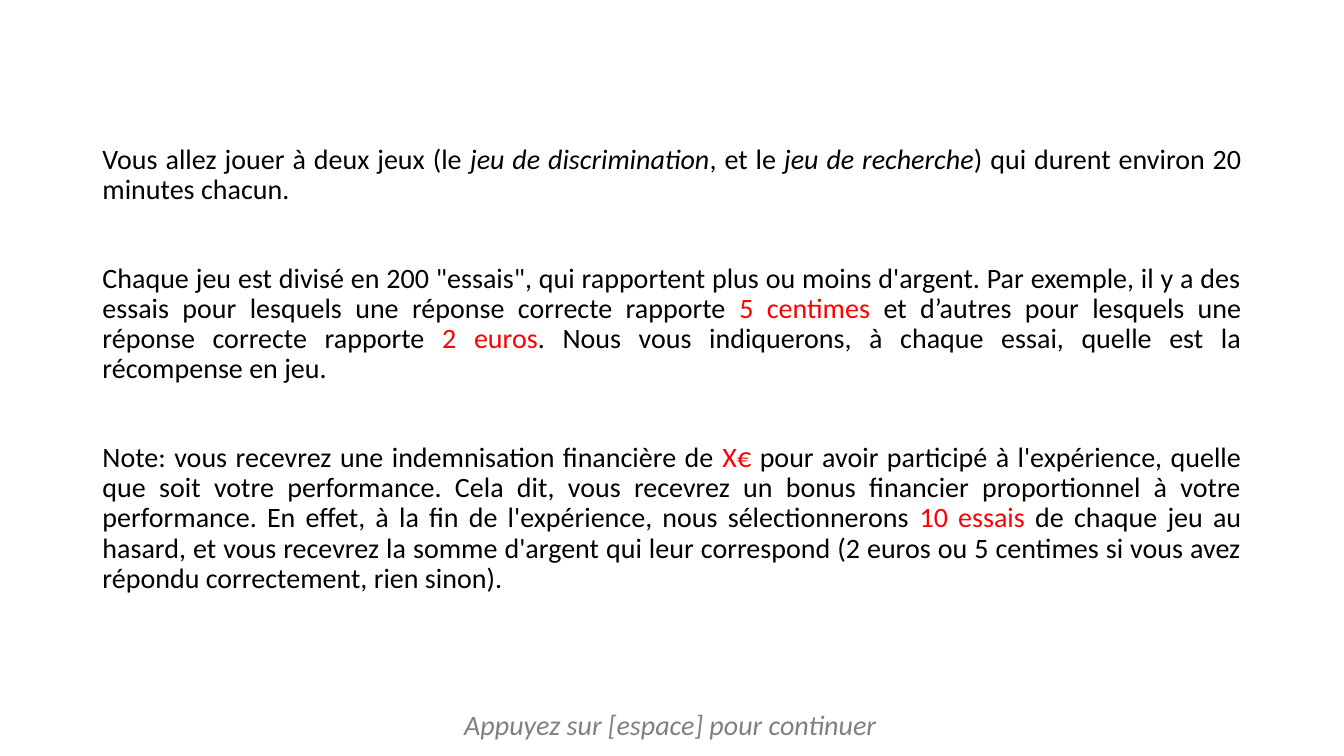
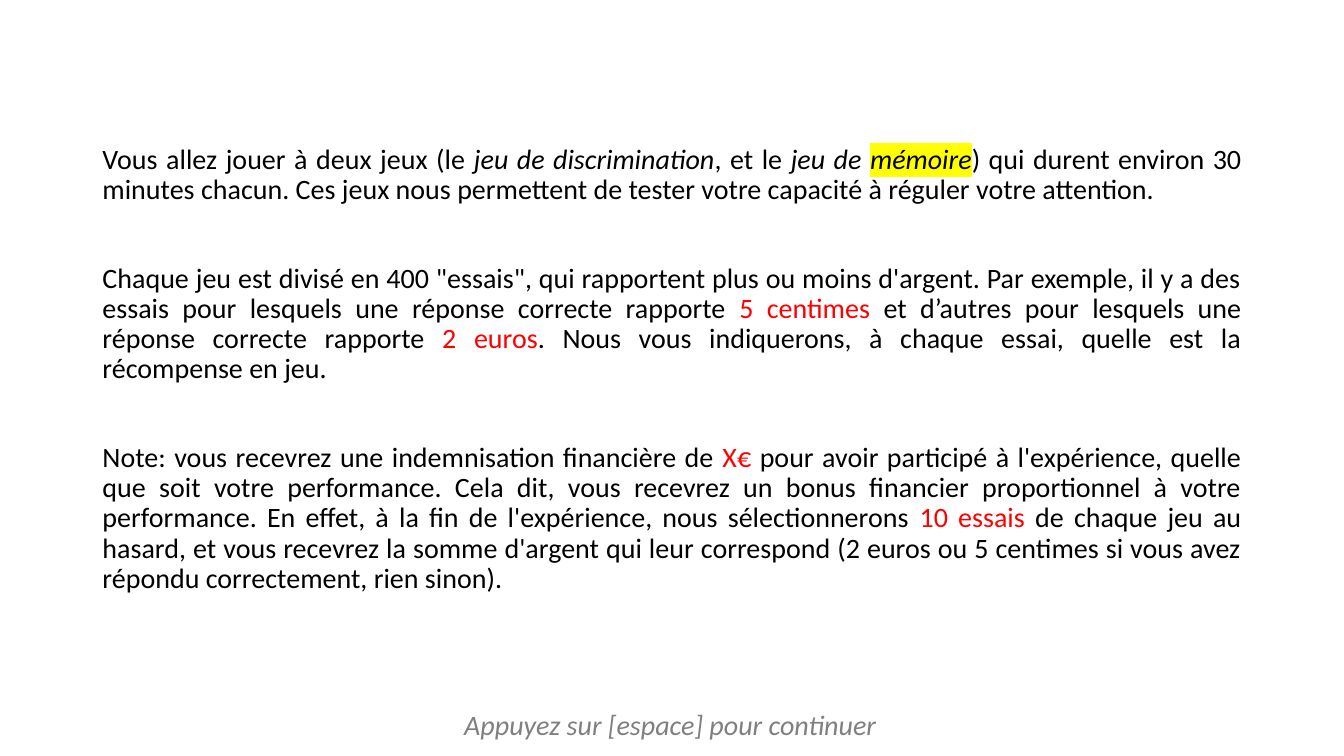
Before and after one commit to jusporrer/Emotion_regulation, a slide deck: slide 2 of instructions/instructionsDiapo.pptx. Drawn at 1344x756 pixels with LibreOffice and Linux fonts; fonts in the diff are those of the drawing. Boxes give left, top, right and bottom in pixels: in the first picture for what was removed or moved away, otherwise in the second. Text is boxed around its words. In the diff, an @@ line names an element or a change of style, - is before the commit and + after.

```diff
--- a/instructions/instructionsDiapo.pptx
+++ b/instructions/instructionsDiapo.pptx
@@ text at (102, 146, 1241, 383): text changed @@
-Vous allez jouer à deux jeux (le jeu de discrimination, et le jeu de recherche) qui durent environ 20 minutes chacun.
-Chaque jeu est divisé en 200 "essais", qui rapportent plus ou moins d'argent. Par exemple, il y a des essais pour lesquels une réponse correcte rapporte 5 centimes et d’autres pour lesquels une réponse correcte rapporte 2 euros. Nous vous indiquerons, à chaque essai, quelle est la récompense en jeu.
+Vous allez jouer à deux jeux (le jeu de discrimination, et le jeu de mémoire) qui durent environ 30 minutes chacun. Ces jeux nous permettent de tester votre capacité à réguler votre attention.
+Chaque jeu est divisé en 400 "essais", qui rapportent plus ou moins d'argent. Par exemple, il y a des essais pour lesquels une réponse correcte rapporte 5 centimes et d’autres pour lesquels une réponse correcte rapporte 2 euros. Nous vous indiquerons, à chaque essai, quelle est la récompense en jeu.
```
Also in this commit, not shown: 7 other slides changed, 3 other files.
